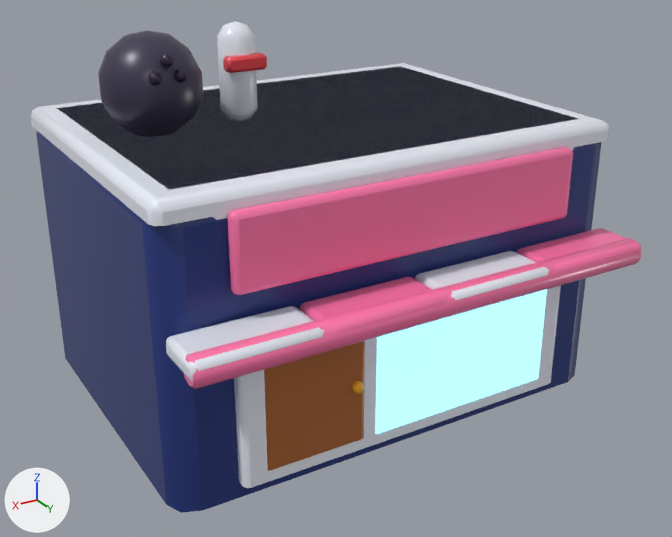
Before and after pictures for a commit that changed the FBX model world_overhaul/export/buildings/Bowling Alley.fbx.
Camera for both pictures: a 50 mm lens placed at (9.56, 16.92, 10.76), pointed at (0.09, 1.13, 2.87). The lights are fixed; the arrows at lower left show +X, +Y and +Z. The first picture is the older version.

Objects in the first picture: 'Maker_BowlingAlley', 'Maker_BowlingAlley_Glow_GLOW_COOL'.
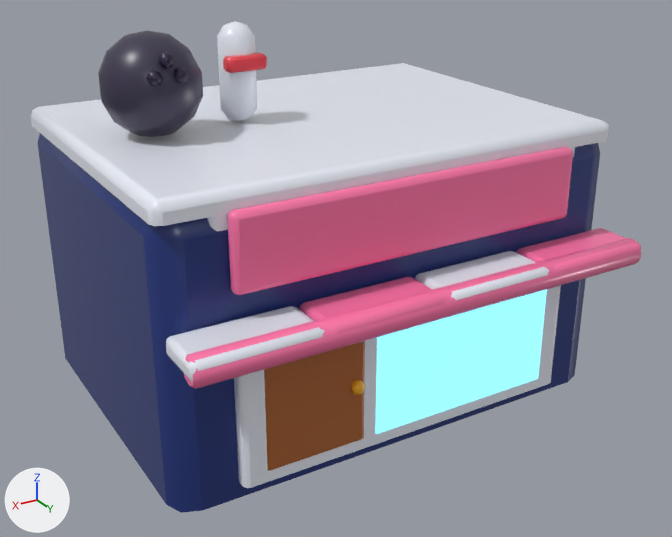
Location of each change, [x1, y1, x2, y2] in pixels of the pictures (672 x 537 px; the box of a moved part takes in the faces that stretch with it):
'Maker_BowlingAlley_Glow_GLOW_COOL', surface changed
    both: [375, 289, 547, 434]
part 1 of me_maker_bowlingalley, moved or reshaped
    before: [36, 67, 594, 513]
    after: [38, 133, 593, 513]

Edits to the bpy script that builds the scene:
```text
Change mat_wo_glow_glow_cool:
    mat_wo_glow_glow_cool.emission_strength: 2.0 -> 1.2
Change me_maker_bowlingalley:
    where me_maker_bowlingalley.from_pydata(...)  # 756 vertices, 756 faces; spans x -5.0..5.0, y -3.75..4.98, z 0.0..8.0
    used by ob_maker_bowlingalley; location = (0.0, 0.0, 0.0)
    me_maker_bowlingalley part 1: 7 of the vertices in x 4.5..5.0, y 3.25..3.75, z 5.5..6.0 are moved by (0.0, 0.0, -0.2)
```
